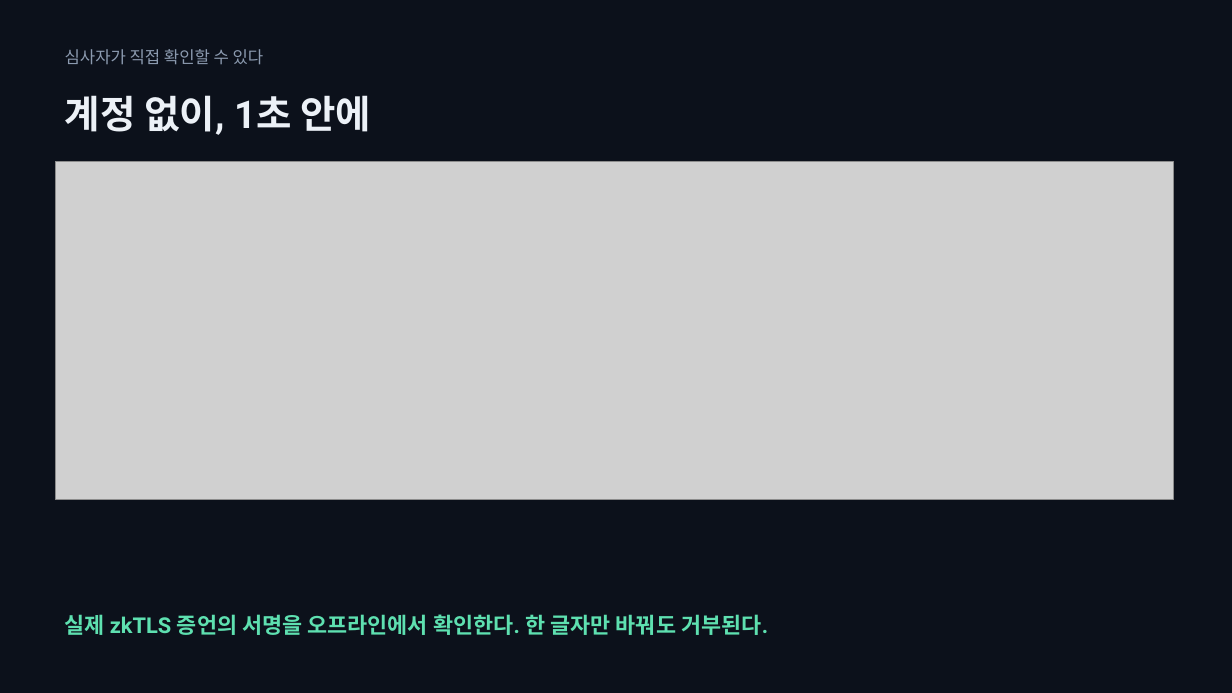
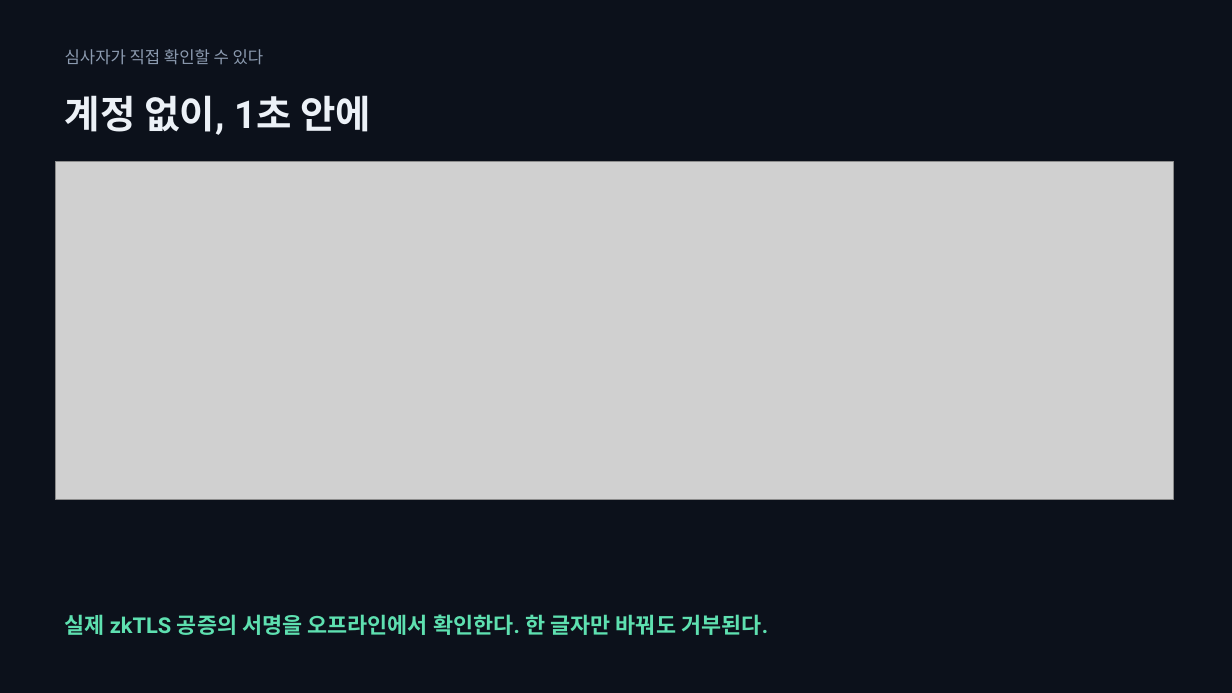
Before and after one commit to SeoDongOk/proof-of-track-record, a slide deck: slide 15 of deck/proof-of-track-record.pptx. Drawn at 1232x693 pixels with LibreOffice and Linux fonts; fonts in the diff are those of the drawing; grey boxes stand for pictures. Boxes give left, top, right and bottom in pixels: in the first picture for what was removed or moved away, otherwise in the second. Text is boxed around its words. In the diff, an @@ line names an element or a change of style, - is before the commit and + after.

```diff
--- a/deck/proof-of-track-record.pptx
+++ b/deck/proof-of-track-record.pptx
@@ text at <box>65,614,768,635</box>: text changed @@
-실제 zkTLS 증언의 서명을 오프라인에서 확인한다. 한 글자만 바꿔도 거부된다.
+실제 zkTLS 공증의 서명을 오프라인에서 확인한다. 한 글자만 바꿔도 거부된다.
```
Also in this commit, not shown: 3 other slides changed, 23 other files.
